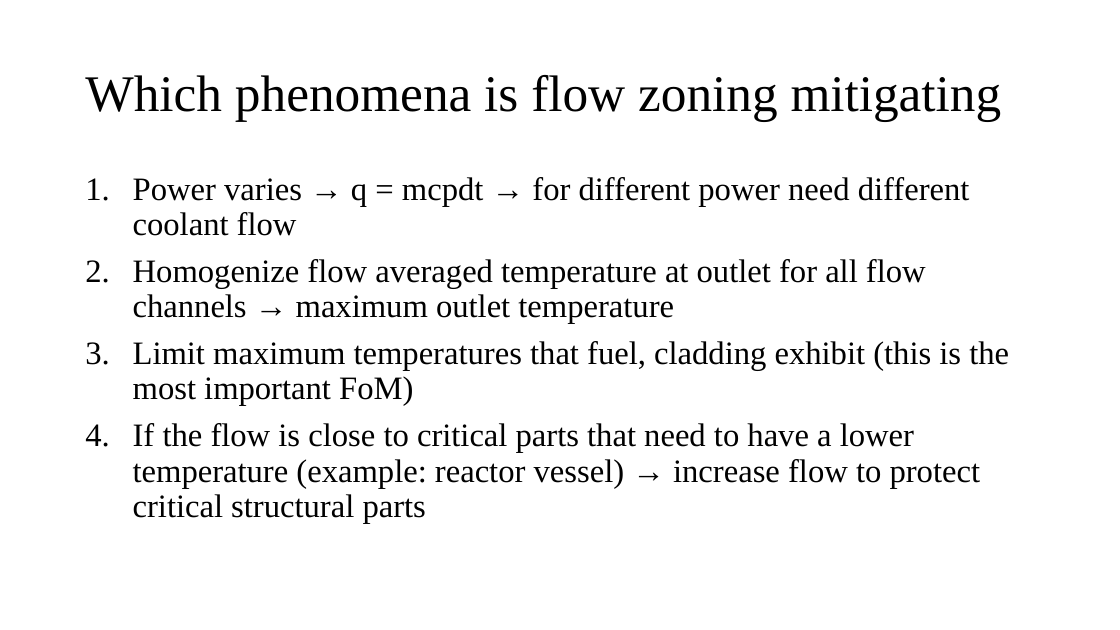
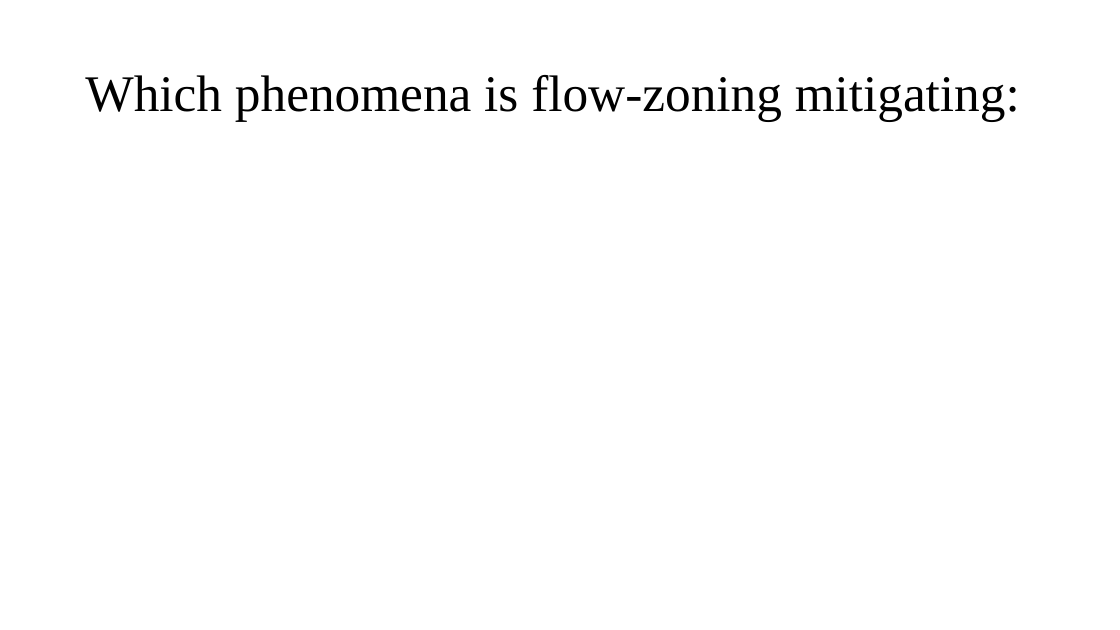
Before and after one commit to NikolaosKallieros/oklo_project, a slide deck: slide 3 of flow_zoning/Flow zoning.pptx. Drawn at 1120x630 pixels with LibreOffice and Linux fonts; fonts in the diff are those of the drawing; grey boxes stand for pictures. Boxes give left, top, right and bottom in pixels: in the first picture for what was removed or moved away, otherwise in the second. Text is boxed around its words. In the diff, an @@ line names an element or a change of style, - is before the commit and + after.

```diff
--- a/flow_zoning/Flow zoning.pptx
+++ b/flow_zoning/Flow zoning.pptx
@@ title at [85, 75, 1020, 121]: text changed @@
-Which phenomena is flow zoning mitigating
+Which phenomena is flow-zoning mitigating:
@@ text removed at [133, 177, 1009, 523] @@
-1. Power varies → q = mcpdt → for different power need different coolant flow
-2. Homogenize flow averaged temperature at outlet for all flow channels → maximum outlet temperature
-3. Limit maximum temperatures that fuel, cladding exhibit (this is the most important FoM)
-4. If the flow is close to critical parts that need to have a lower temperature (example: reactor vessel) → increase flow to protect critical structural parts
```
Also in this commit, not shown: 5 other slides changed, 1 slide removed, 10 other files.
